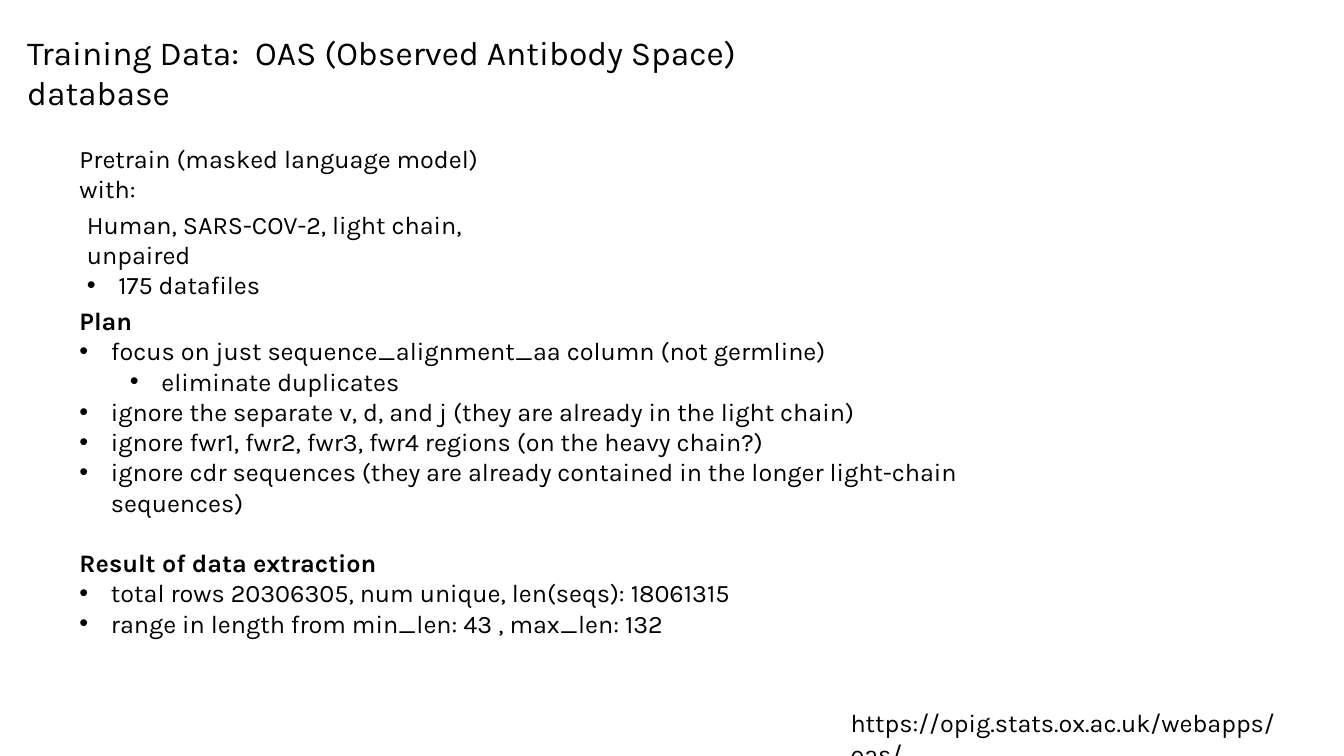
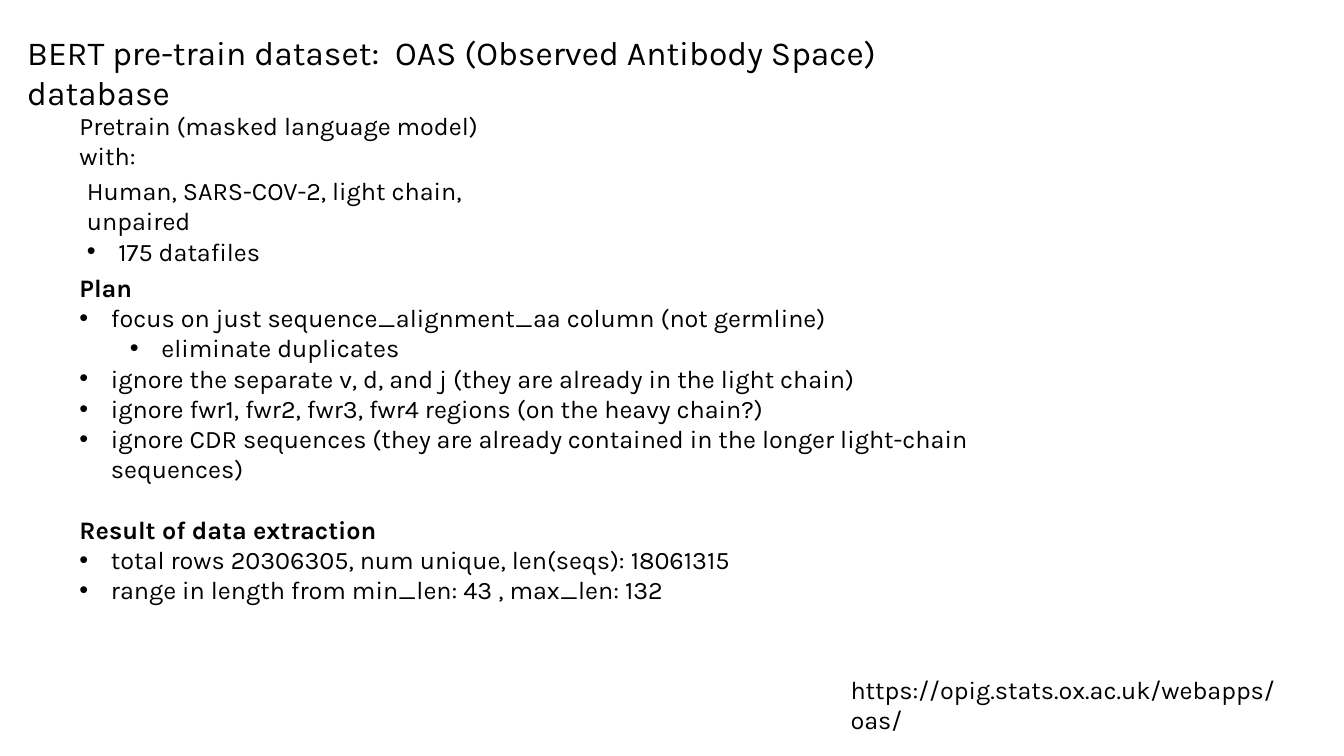
Before and after one commit to planaria158/BERT-antibody-antigen-binding-energy, a slide deck: slide 7 of Homework-aAlphaBio.pptx (slide 13 before the commit). Drawn at 1344x756 pixels with LibreOffice and Linux fonts; fonts in the diff are those of the drawing. Boxes give left, top, right and bottom in pixels: in the first picture for what was removed or moved away, otherwise in the second. Text is boxed around its words. In the diff, an @@ line names an element or a change of style, - is before the commit and + after.

Commit message:
slide deck

```diff
--- a/Homework-aAlphaBio.pptx
+++ b/Homework-aAlphaBio.pptx
@@ text at (27,40,876,106): text changed @@
-Training Data: OAS (Observed Antibody Space) database
+BERT pre-train dataset: OAS (Observed Antibody Space) database
@@ text at (111,430,967,484): text changed @@
-• ignore cdr sequences (they are already contained in the longer light-chain sequences)
+• ignore CDR sequences (they are already contained in the longer light-chain sequences)
@@ 4 texts: place and size @@
-4 texts at (79,150,1275,739)
+4 texts at (79,117,1275,731)
```
Also in this commit, not shown: 6 other slides changed, 5 slides added, 3 slides removed.
